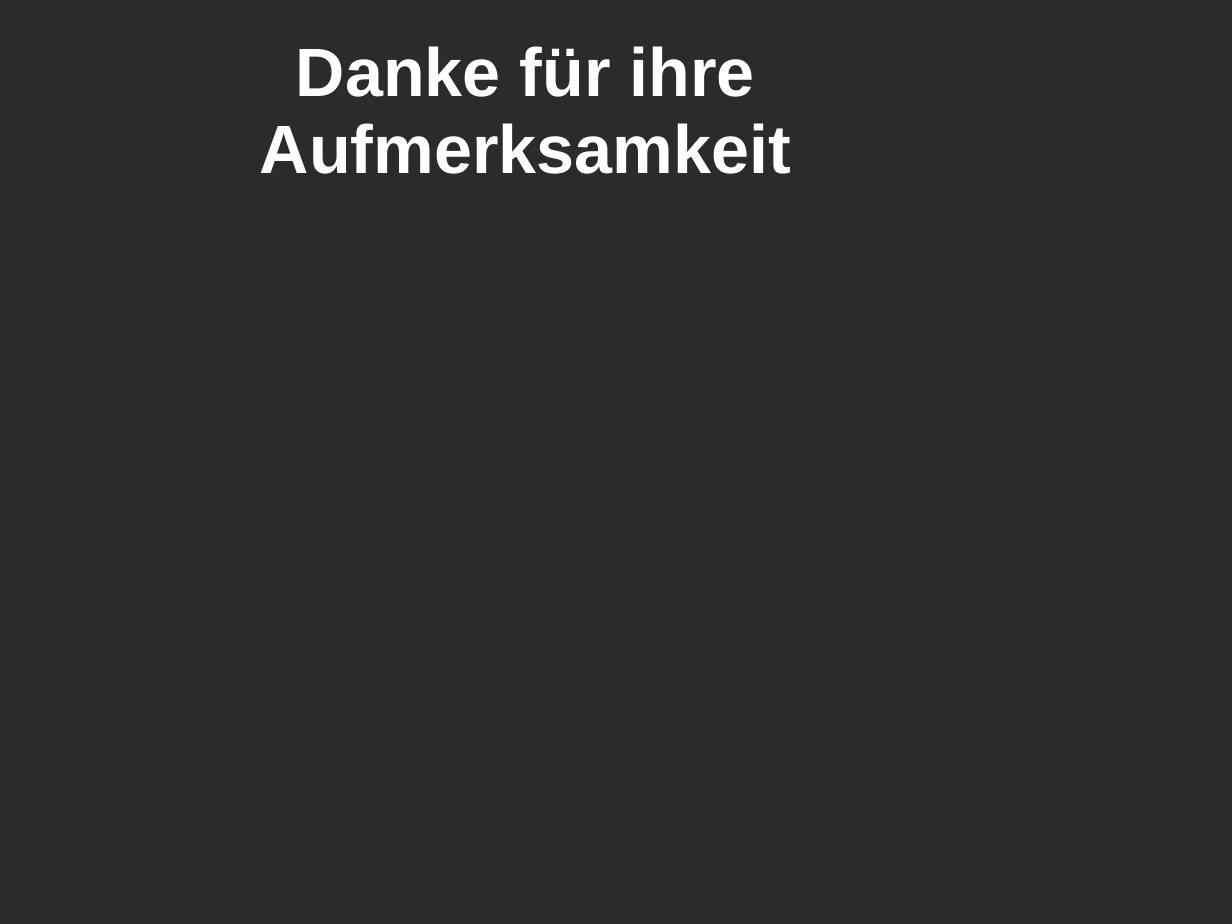
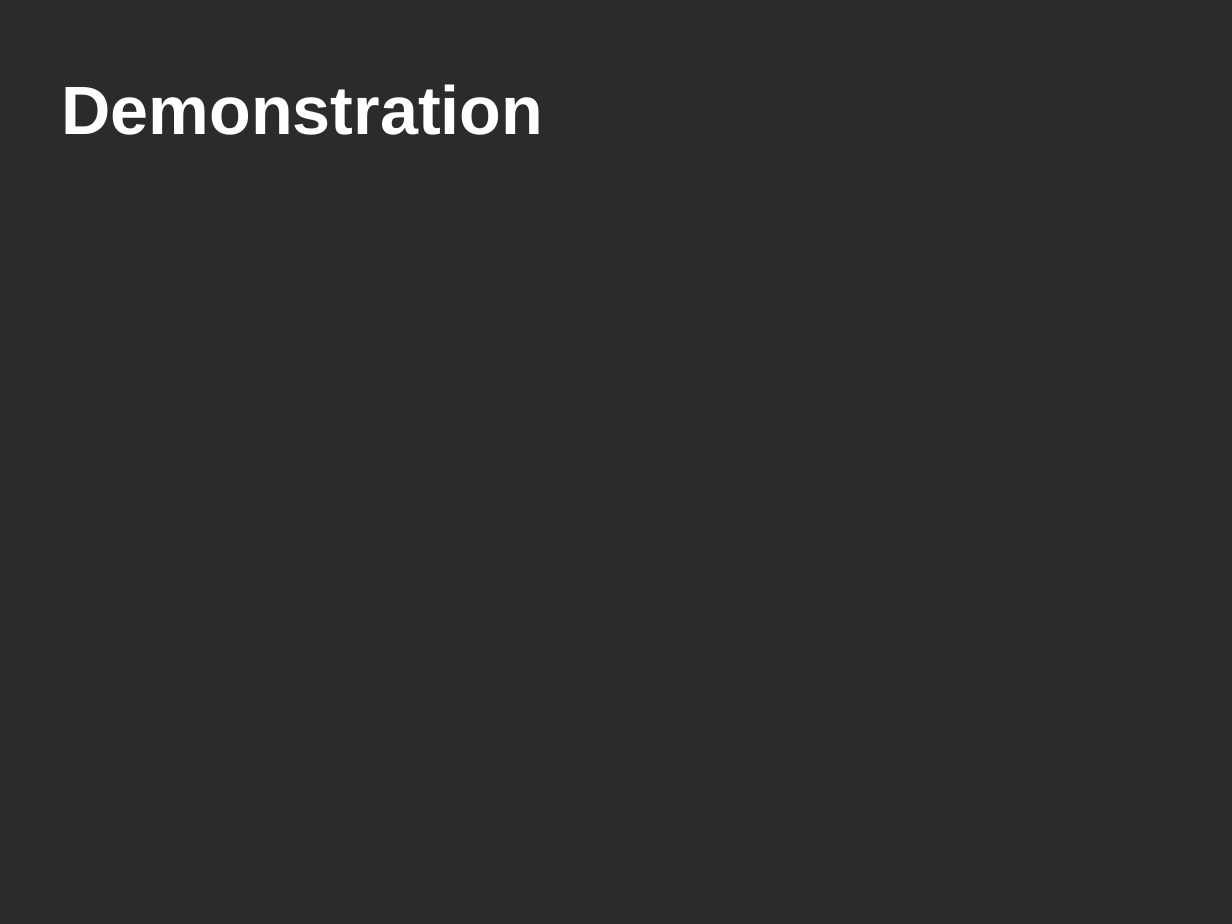
Before and after one commit to sprengmeister/IT10-t_SWE1_chess, a slide deck: slide 11 of Planung/04_Resultate/Resultate.pptx. Drawn at 1232x924 pixels with LibreOffice and Linux fonts; fonts in the diff are those of the drawing; background and template pictures are left out; a plain dark background stands for a picture behind light text. Boxes give left, top, right and bottom in pixels: in the first picture for what was removed or moved away, otherwise in the second. Text is boxed around its words. In the diff, an @@ line names an element or a change of style, - is before the commit and + after.

```diff
--- a/Planung/04_Resultate/Resultate.pptx
+++ b/Planung/04_Resultate/Resultate.pptx
@@ text at [62, 84, 543, 135]: text changed @@
-Danke für ihre Aufmerksamkeit
+Demonstration
```
Also in this commit, not shown: 2 other slides changed, 8 slides added, 8 slides removed, 1 other file.
